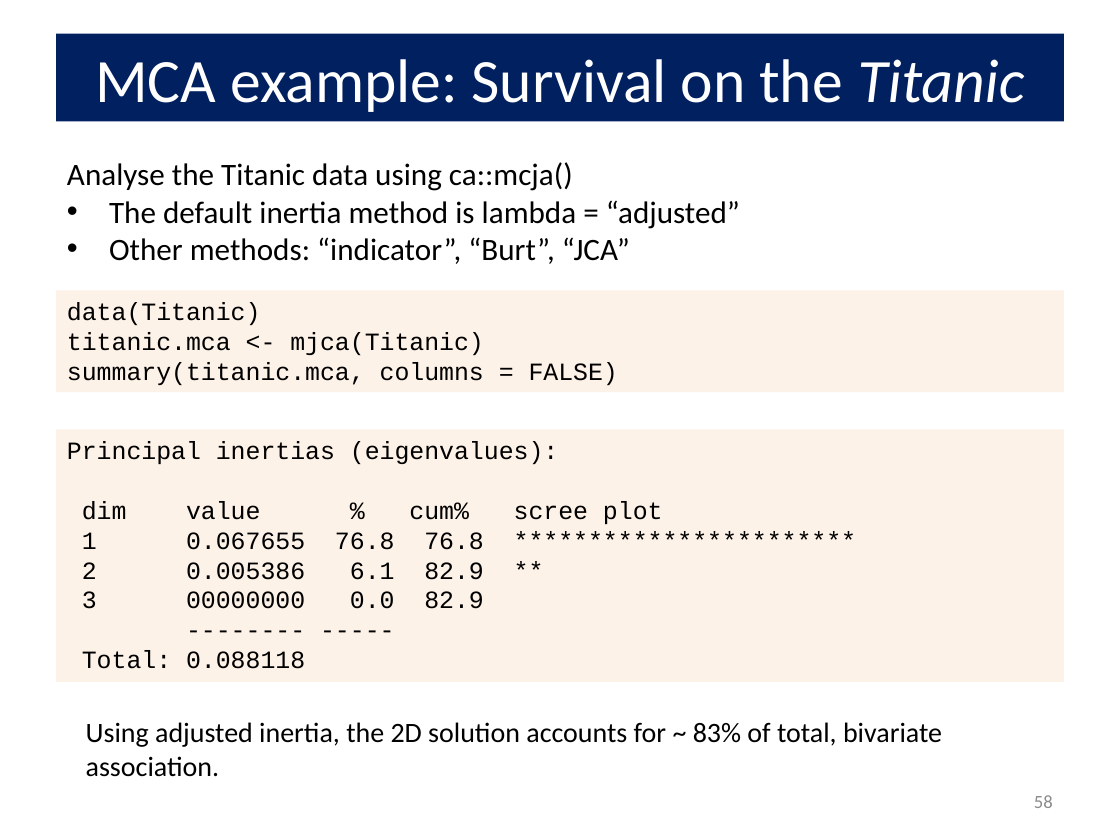
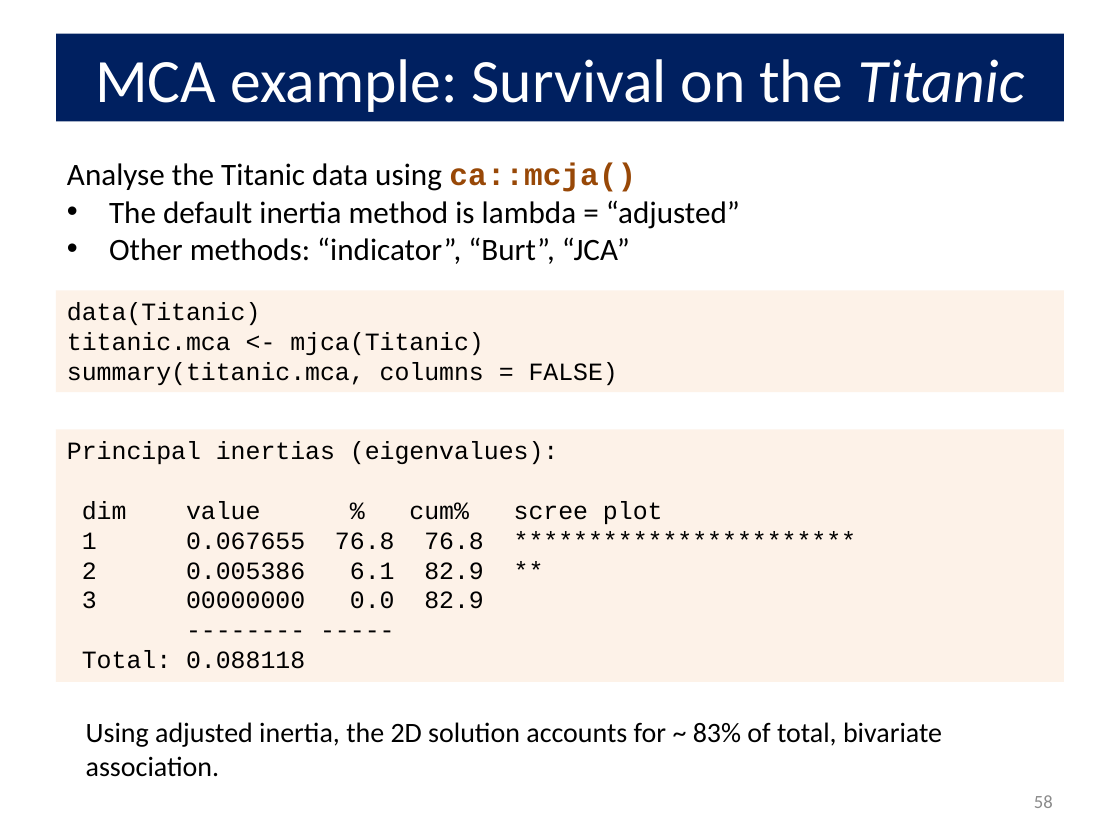
Before and after one commit to friendly/psy6136, a slide deck: slide 58 of docs/lectures/05-Corresp.pptx. Drawn at 1120x840 pixels with LibreOffice and Linux fonts; fonts in the diff are those of the drawing. Boxes give left, top, right and bottom in pixels: in the first picture for what was removed or moved away, otherwise in the second. Text is boxed around its words. In the diff, an @@ line names an element or a change of style, - is before the commit and + after.

```diff
--- a/docs/lectures/05-Corresp.pptx
+++ b/docs/lectures/05-Corresp.pptx
@@ text at bbox=[67, 163, 636, 192]: font Calibri to Courier New, text colour #000000 to #984807, bold on in "ca::mcja()" @@
```
Also in this commit, not shown: 5 other slides changed, 15 other files.
